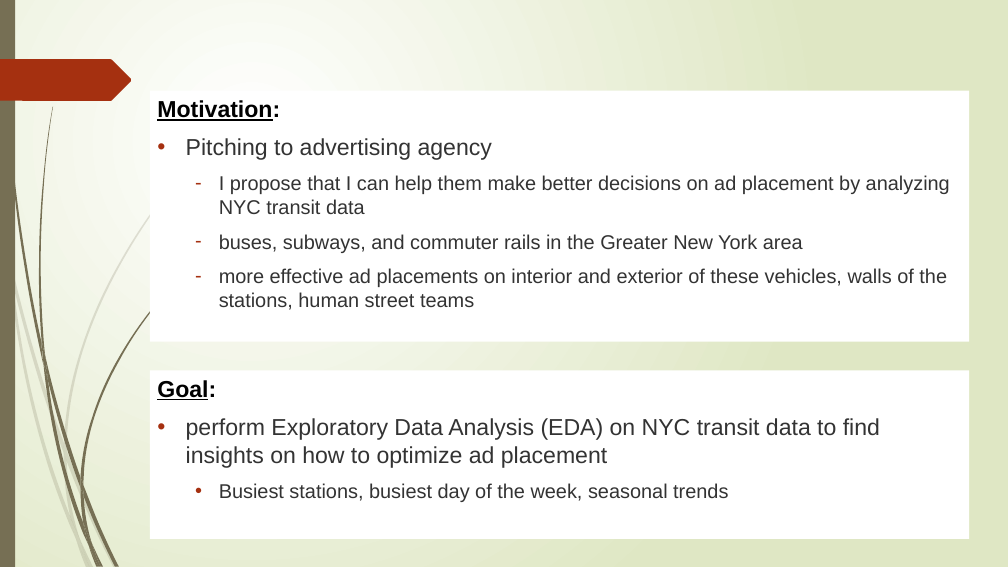
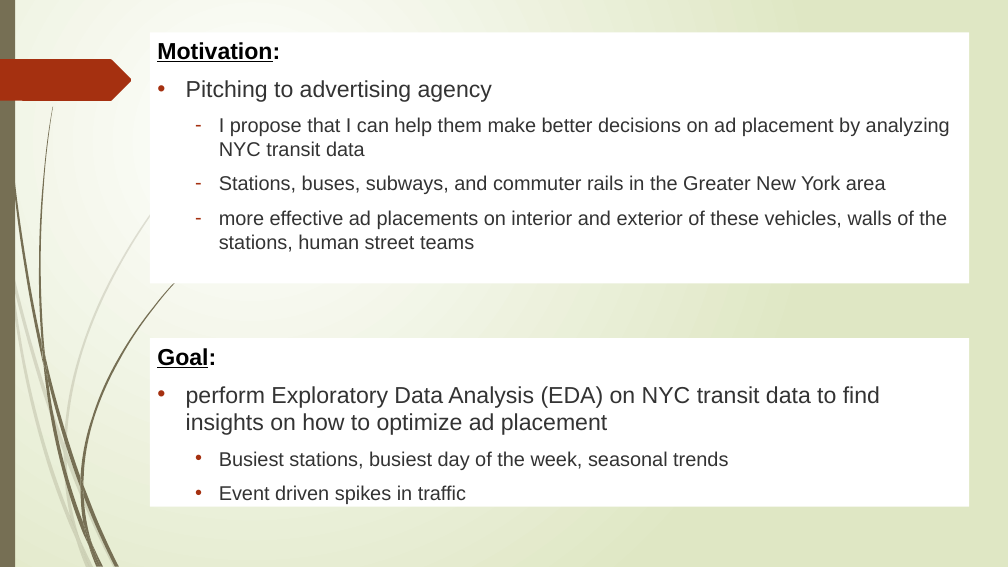
Before and after one commit to jaykwon2/MTA_EDA, a slide deck: slide 2 of EDA-MTA_presentation.pptx. Drawn at 1008x567 pixels with LibreOffice and Linux fonts; fonts in the diff are those of the drawing. Boxes give left, top, right and bottom in pixels: in the first picture for what was removed or moved away, otherwise in the second. Text is boxed around its words. In the diff, an @@ line names an element or a change of style, - is before the commit and + after.

```diff
--- a/EDA-MTA_presentation.pptx
+++ b/EDA-MTA_presentation.pptx
@@ text "Motivation:": place and size @@
-text "Motivation:" at <box>150,91,969,342</box>
+text "Motivation:" at <box>150,33,969,284</box>
@@ text at <box>219,175,886,194</box>: text changed @@
-  – buses, subways, and commuter rails in the Greater New York area
+  – Stations, buses, subways, and commuter rails in the Greater New York area
@@ rectangle "Goal:": place and size @@
-rectangle "Goal:" at <box>150,371,969,539</box>
+rectangle "Goal:" at <box>150,338,969,507</box>
@@ text in rectangle at <box>219,485,466,504</box>: paragraph added @@
+  • Event driven spikes in traffic
```
Also in this commit, not shown: 5 other slides changed, 2 other files.
